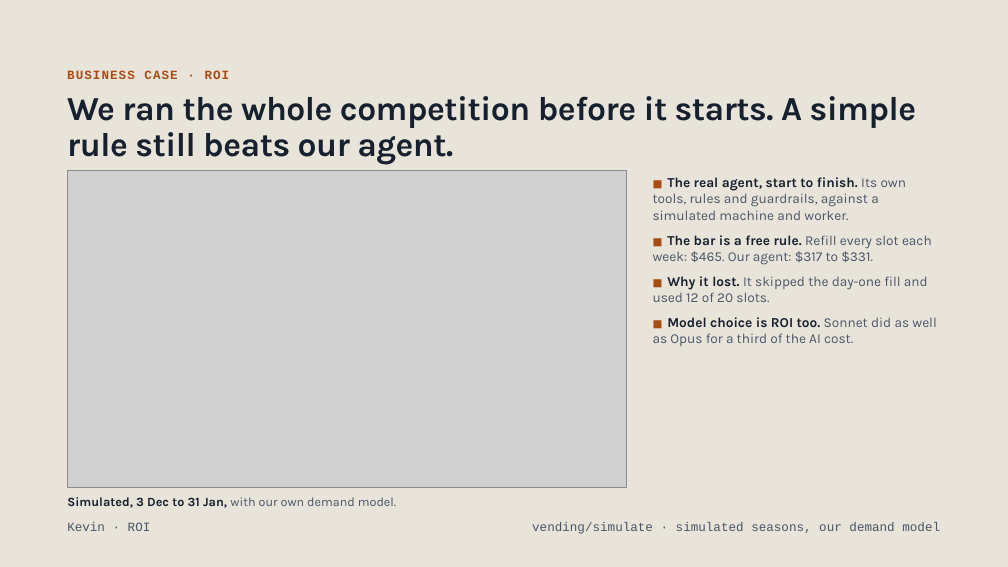
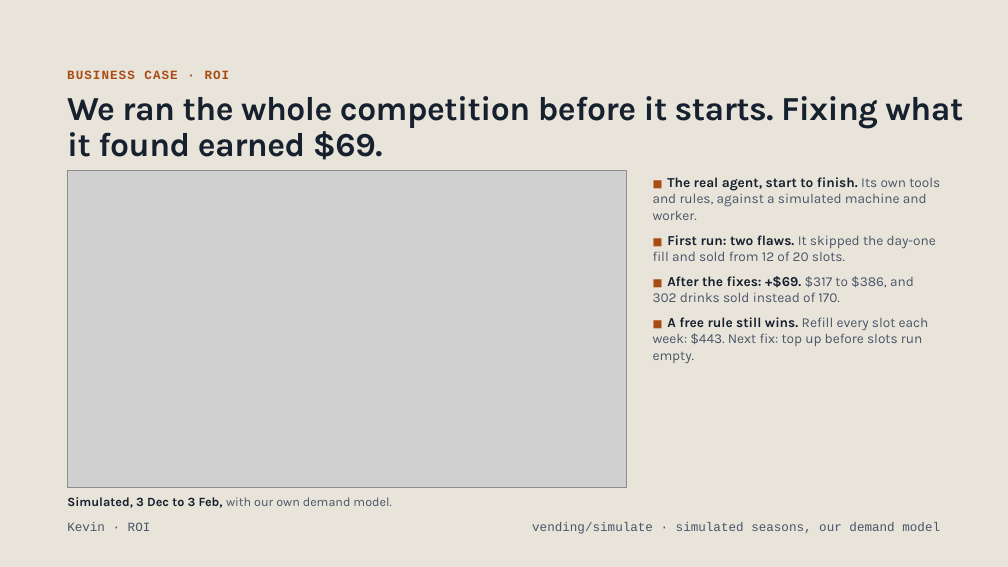
Before and after one commit to marshall-strong/agentic-vending, a slide deck: slide 13 of docs/presentation/group-b-final-presentation.pptx. Drawn at 1008x567 pixels with LibreOffice and Linux fonts; fonts in the diff are those of the drawing; grey boxes stand for pictures. Boxes give left, top, right and bottom in pixels: in the first picture for what was removed or moved away, otherwise in the second. Text is boxed around its words. In the diff, an @@ line names an element or a change of style, - is before the commit and + after.

```diff
--- a/docs/presentation/group-b-final-presentation.pptx
+++ b/docs/presentation/group-b-final-presentation.pptx
@@ title at bbox=[67, 96, 963, 160]: text changed @@
-We ran the whole competition before it starts. A simple rule still beats our agent.
+We ran the whole competition before it starts. Fixing what it found earned $69.
@@ text at bbox=[653, 177, 940, 364]: text changed @@
-■ The real agent, start to finish. Its own tools, rules and guardrails, against a simulated machine and worker.
-■ The bar is a free rule. Refill every slot each week: $465. Our agent: $317 to $331.
-■ Why it lost. It skipped the day-one fill and used 12 of 20 slots.
-■ Model choice is ROI too. Sonnet did as well as Opus for a third of the AI cost.
+■ The real agent, start to finish. Its own tools and rules, against a simulated machine and worker.
+■ First run: two flaws. It skipped the day-one fill and sold from 12 of 20 slots.
+■ After the fixes: +$69. $317 to $386, and 302 drinks sold instead of 170.
+■ A free rule still wins. Refill every slot each week: $443. Next fix: top up before slots run empty.
@@ text at bbox=[67, 497, 391, 508]: text changed; text colour #16202E to #4A5568; bold off @@
-Simulated, 3 Dec to 31 Jan, with our own demand model.
+Simulated, 3 Dec to 3 Feb, with our own demand model.
```
